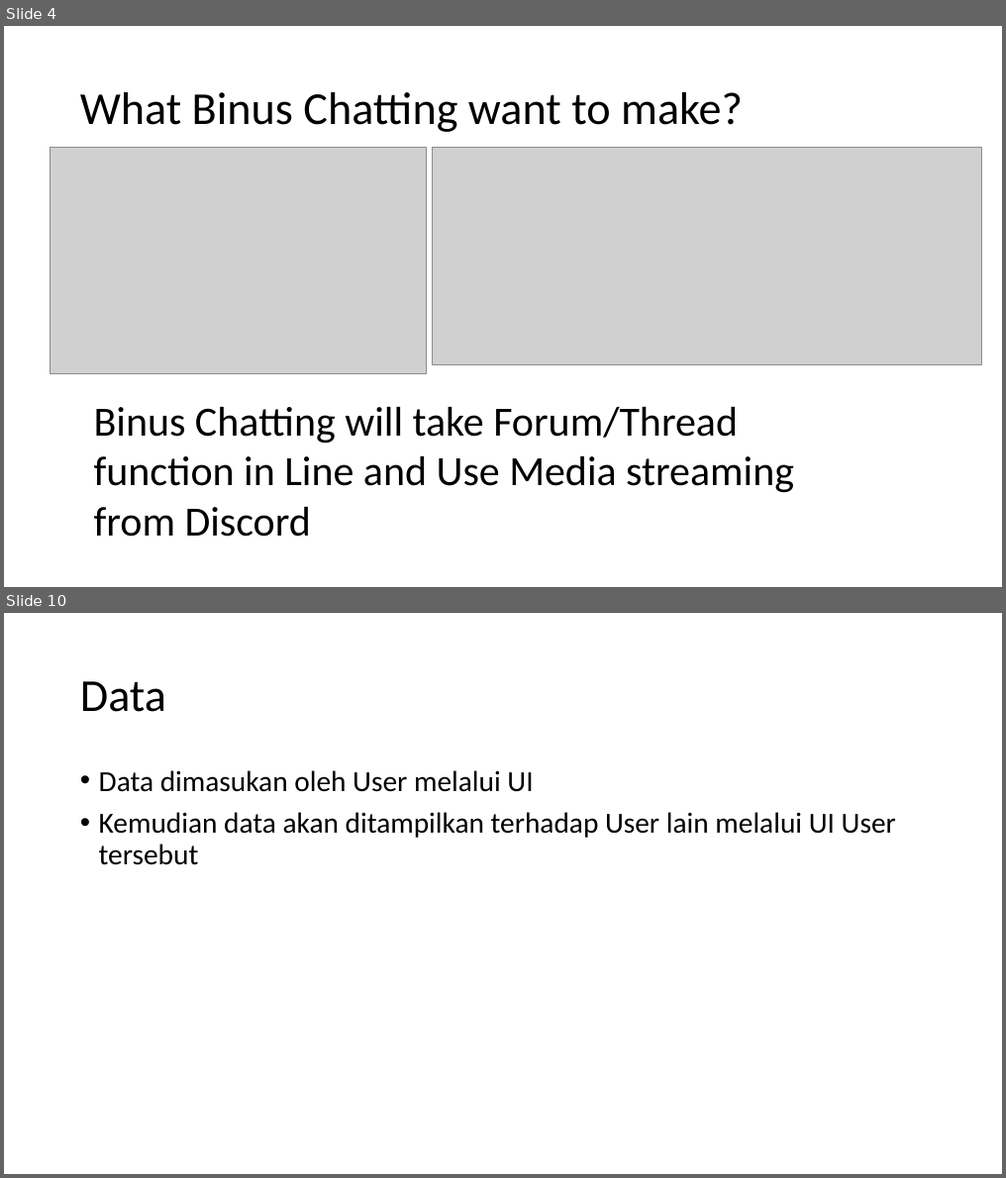
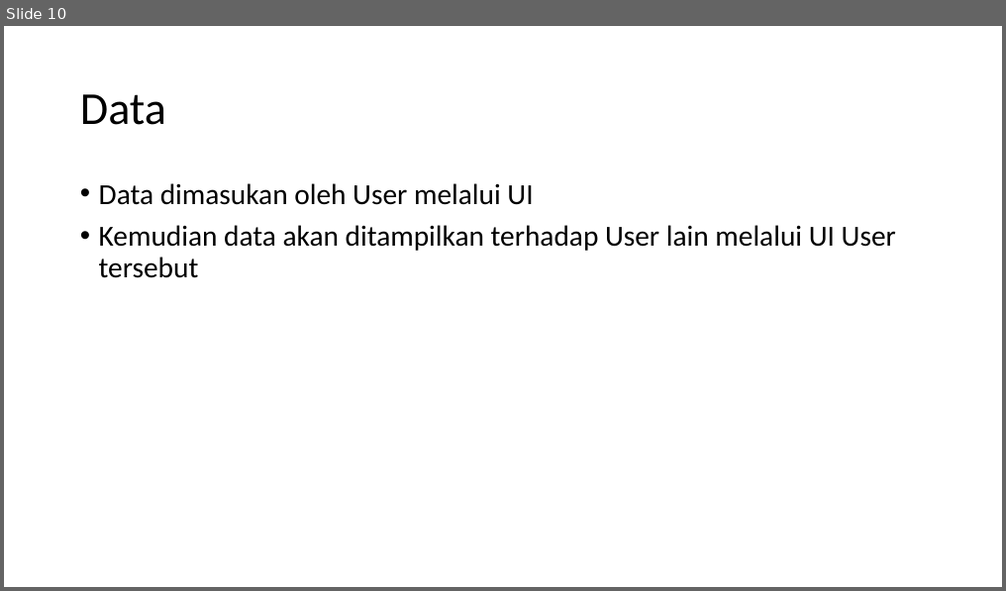
Before and after one commit to F4ckTheJ0b/HCI-2023, a slide deck: Aplikasi Binus Chatting.pptx. Shown one above the other, each under a label of ours: slides 4 and 10 before the commit, slide 10 after it; the slides between them are not shown. The pictures are 1006x1178 and 1006x591 pixels, drawn with LibreOffice and Linux fonts; fonts in the diff are those of the drawing; grey boxes stand for pictures. Boxes give left, top, right and bottom in pixels: in the first picture for what was removed or moved away, otherwise in the second. Text is boxed around its words. In the diff, an @@ line names an element or a change of style, - is before the commit and + after.

```diff
--- a/Aplikasi Binus Chatting.pptx
+++ b/Aplikasi Binus Chatting.pptx
@@ slide 4 removed at (x1=4, y1=26, x2=1002, y2=587), background #FFFFFF @@
@@ title removed at (x1=80, y1=92, x2=743, y2=132) @@
-What Binus Chatting want to make?
@@ picture removed at (x1=50, y1=148, x2=426, y2=374) @@
@@ picture removed at (x1=433, y1=148, x2=982, y2=366) @@
@@ text removed at (x1=94, y1=407, x2=794, y2=537) @@
-Binus Chatting will take Forum/Thread function in Line and Use Media streaming from Discord
```
Also in this commit, not shown: 8 slides changed, 2 slides added.
